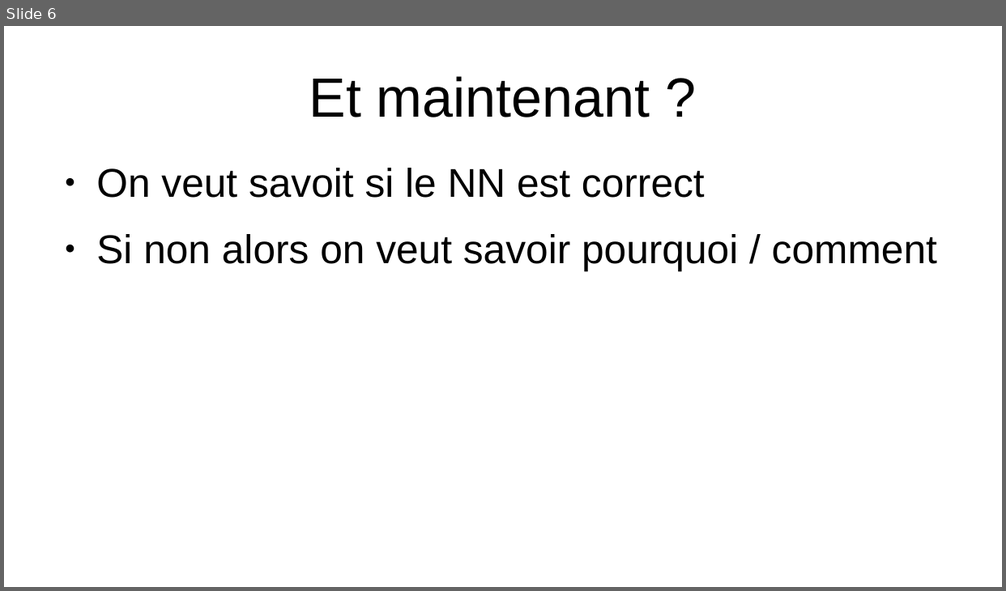
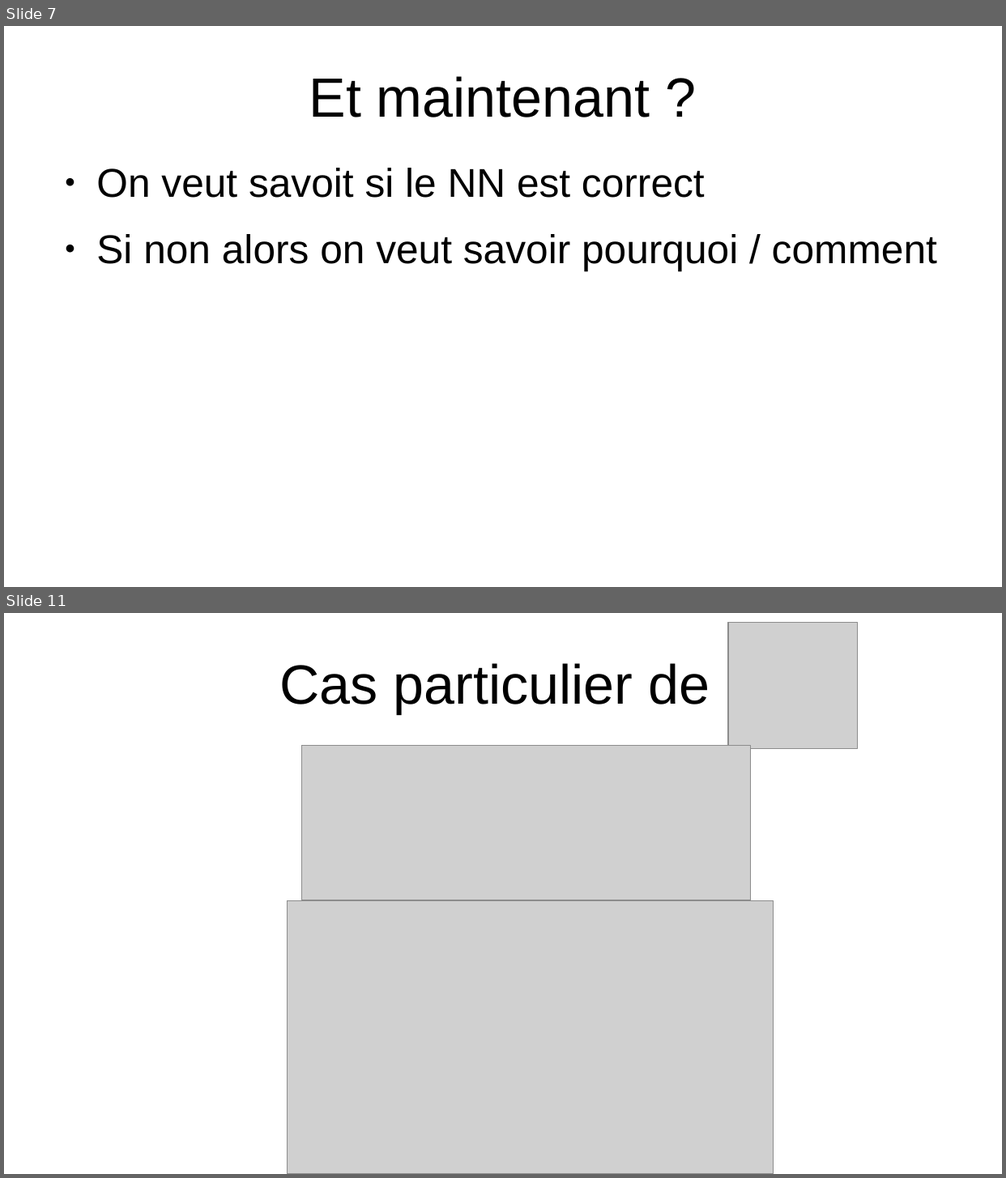
Before and after one commit to Romain-Brg/NN_scheduler_5G, a slide deck: cours_NN.odp. Shown one above the other, each under a label of ours: slide 6 before the commit, slides 7 and 11 after it; the slides between them are not shown. The pictures are 1006x591 and 1006x1178 pixels, drawn with LibreOffice and Linux fonts; fonts in the diff are those of the drawing; grey boxes stand for pictures. Boxes give left, top, right and bottom in pixels: in the first picture for what was removed or moved away, otherwise in the second. Text is boxed around its words. In the diff, an @@ line names an element or a change of style, - is before the commit and + after.

```diff
--- a/cours_NN.odp
+++ b/cours_NN.odp
@@ slide 11 added at (4, 613, 1002, 1174), background #FFFFFF @@
@@ picture added at (728, 622, 858, 749) @@
@@ title added at (279, 663, 710, 714), 44 pt, text #000000 @@
+Cas particulier de
@@ picture added at (302, 745, 751, 901) @@
@@ picture added at (287, 901, 774, 1174) @@
@@ what was slide 6 is now slide 7 @@
```
Also in this commit, not shown: 4 slides changed, 8 other slides added, 1 slide removed, 10 other files.
